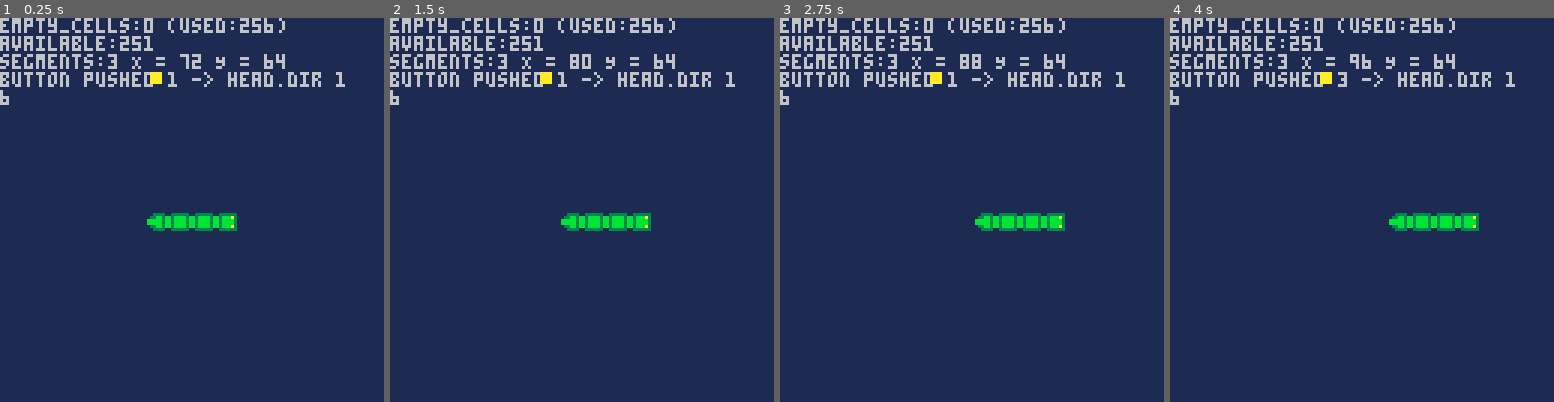
Above: before the commit, frames 1-4 (left to right).
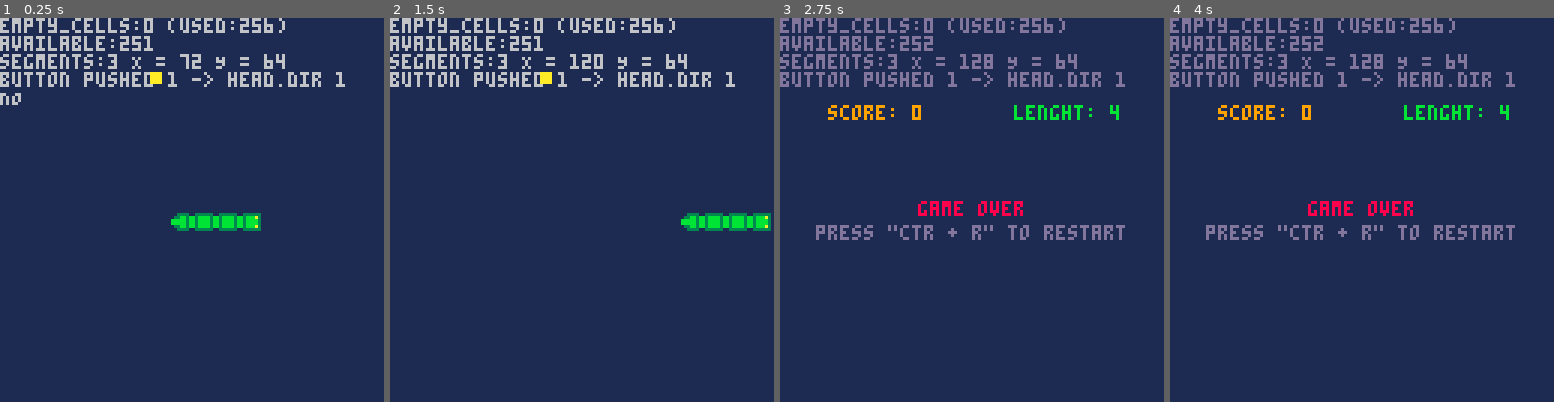
Above: after the commit, the same moments.

Repository: kakardo/Pico-8
Game: PICO-8 cartridge snake.p8
Same seed, same stepped clock (60 frames per second), same inputs: the game is played once before the commit and once after it.
Inputs:
- Up to frame 1 (0.25 s): no input
- Up to frame 2 (1.5 s): tap X (X key) at 0.33, 1.07 s; tap O (Z key) at 0.7 s
- Up to frame 3 (2.75 s): hold Right 1.6-2.1 s; tap O (Z key) at 1.7, 2.1, 2.5 s; tap X (X key) at 1.85 s; hold Up 2.15-2.42 s; hold Right from 2.47 s (still down)
- Up to frame 4 (4 s): tap O (Z key) at 2.9, 3.3, 3.7 s; tap X (X key) at 2.97 s; release Right at 3.03 s; hold Left 3.08-3.58 s; hold Down 3.63-3.97 s

The runs differ from the first frame. In frame 1, 0.7% of the frame differs, in the area x 0-68%, y 18-56%; in frame 2, 2.5%; in frame 3, 7.9%; in frame 4, 7.9%, in the area x 0-90%, y 0-58%.

Commit message:
Tail edge shapes on snake are now correct

Diff:
--- a/main.lua
+++ b/main.lua
@@ -48,7 +48,7 @@
 step = 1
 
 -- game loop tick
-tick_goal = 30 -- Default = 5
+tick_goal = 5 -- Default = 5
 tick_count = 0
 
 score = 0
--- a/snake.lua
+++ b/snake.lua
@@ -130,14 +130,14 @@
 end
 
 function update_tail_dir(x, y, segment)
-	if x[segment] == x[segment-1] then
-		if y[segment] > y[segment-1] then
+	if x[segment-1] == x[segment-2] then
+		if y[segment-1] > y[segment-2] then
 			body.tail_dir = 2
 		else
 			body.tail_dir = 3
 		end
-	elseif y[segment] == y[segment-1] then
-		if x[segment] > x[segment-1] then
+	elseif y[segment-1] == y[segment-2] then
+		if x[segment-1] > x[segment-2] then
 			body.tail_dir = 0
 		else
 			body.tail_dir = 1
@@ -233,35 +233,24 @@
 function draw_tail()
 	last_segment = get_shape(body.segments)
 	new_tail_shape = 32
-	print(last_segment)
-	-- -- Horizontal shape
-	-- if last_segment == 6 then
-		-- new_tail_shape = convert_to_tail(0, 1, 16, 17)
-	-- -- Vertical Shape
-	-- elseif last_segment == 7 then
-		-- new_tail_shape = convert_to_tail(2, 3, 18, 19)
-
-
-	-- elseif last_segment == 8 then -- NW
-		-- new_tail_shape = convert_to_tail(0, 3, 17, 19)
-	-- elseif last_segment == 9 then -- NE
-		-- new_tail_shape = convert_to_tail(1, 3, 17, 17)
-	-- elseif last_segment == 10 then -- SW
-		-- new_tail_shape = convert_to_tail(0, 3, 17, 19)
-	-- elseif last_segment == 11 then -- SE
-		-- new_tail_shape = convert_to_tail(0, 3, 17, 19)
-	-- else
-		-- new_tail_shape = 32 --error
-	-- end
-
-	if body.tail_dir == 0 then
-		new_tail_shape = 19
-	elseif body.tail_dir == 1 then
-		new_tail_shape = 17
-	elseif body.tail_dir == 2 then
-		new_tail_shape = 18
-	elseif body.tail_dir == 3 then
-		new_tail_shape = 19
+
+	-- Horizontal shape
+	if last_segment == 6 then
+		new_tail_shape = convert_to_tail(0, 1, 16, 17)
+	-- Vertical Shape
+	elseif last_segment == 7 then
+		new_tail_shape = convert_to_tail(2, 3, 18, 19)
+	-- Corner Shape
+	elseif last_segment == 8 then -- NW
+		new_tail_shape = convert_to_tail(1, 3, 17, 19)
+	elseif last_segment == 9 then -- NE
+		new_tail_shape = convert_to_tail(0, 3, 16, 19)
+	elseif last_segment == 10 then -- SW
+		new_tail_shape = convert_to_tail(1, 2, 17, 18)
+	elseif last_segment == 11 then -- SE
+		new_tail_shape = convert_to_tail(0, 2, 16, 18)
+	else
+		new_tail_shape = 32 --error
 	end
 
 	spr(new_tail_shape, body.x[body.segments], body.y[body.segments])
